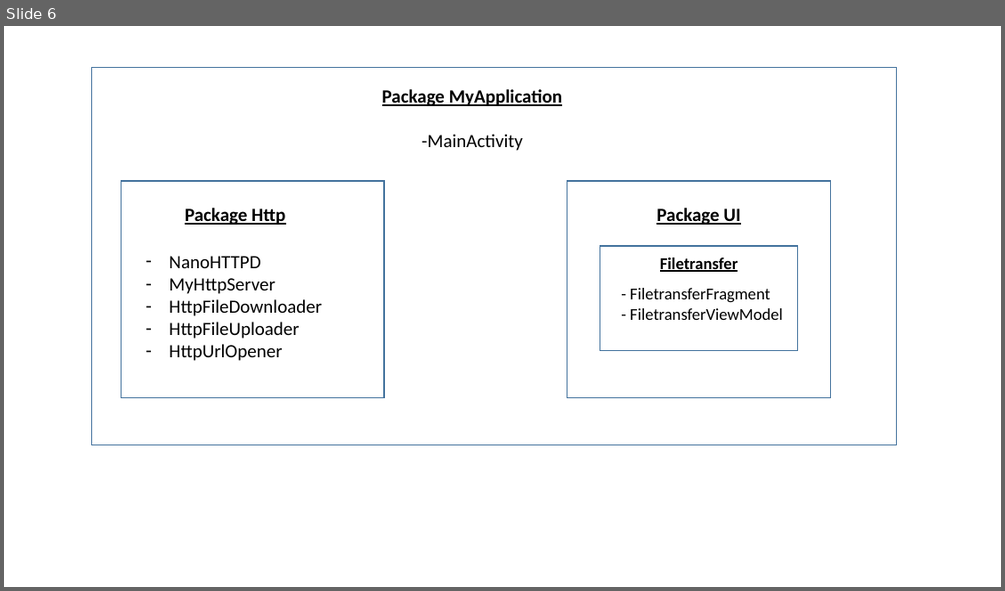
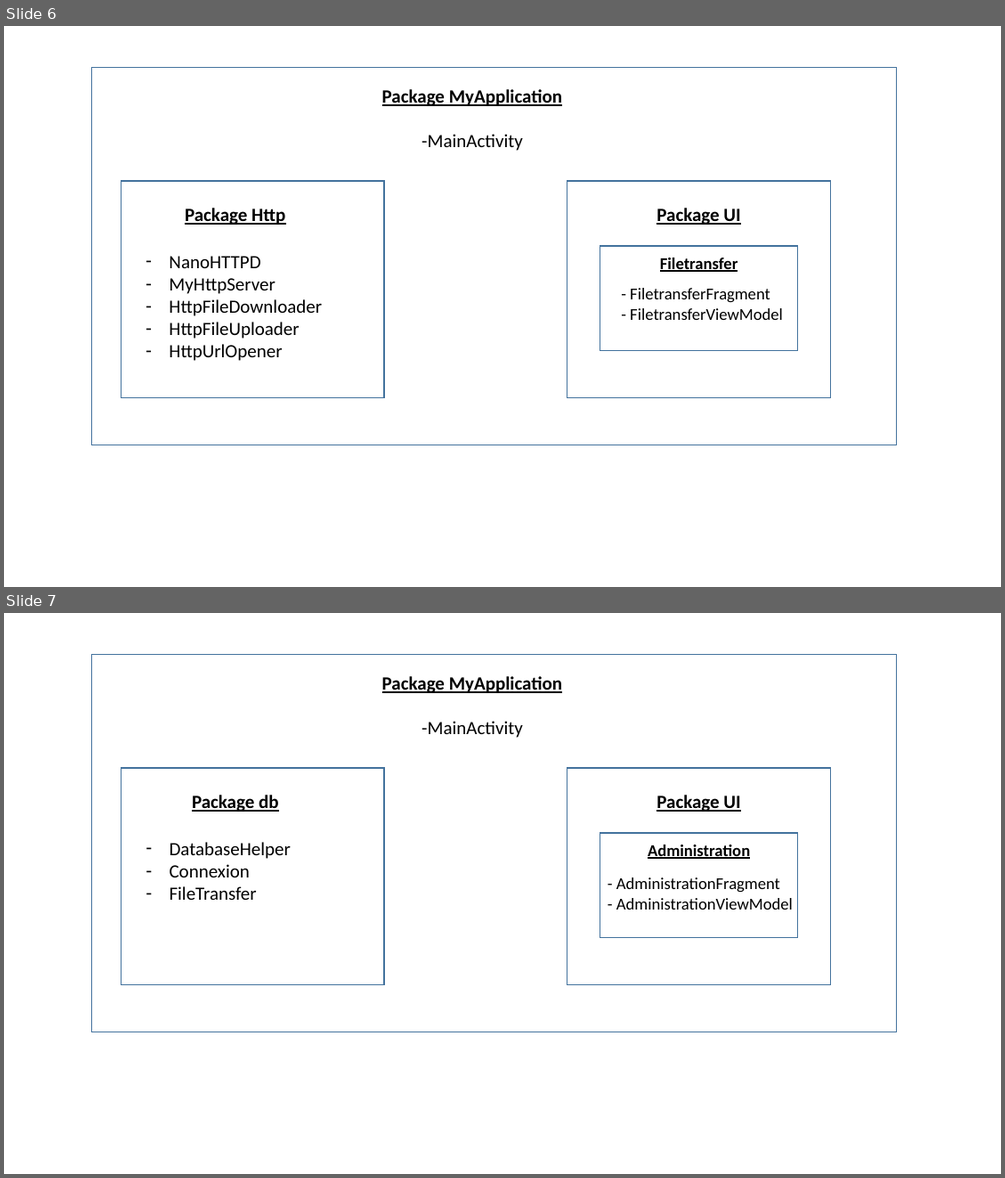
Before and after one commit to mjayari/PFE_Project, a slide deck: Présentation_image.pptx. Shown one above the other, each under a label of ours: slide 6 before the commit, slides 6 and 7 after it. The pictures are 1005x591 and 1005x1178 pixels, drawn with LibreOffice and Linux fonts; fonts in the diff are those of the drawing. Boxes give left, top, right and bottom in pixels: in the first picture for what was removed or moved away, otherwise in the second. Text is boxed around its words. In the diff, an @@ line names an element or a change of style, - is before the commit and + after.

```diff
--- a/Présentation_image.pptx
+++ b/Présentation_image.pptx
@@ slide 7 added at bbox=[4, 613, 1001, 1174], background #FFFFFF @@
@@ rectangle added at bbox=[92, 654, 897, 1032], outline #43739E 1 pt @@
@@ text added at bbox=[382, 676, 562, 738], 18 pt, text #000000, bold, underline @@
+Package MyApplication
+-MainActivity
@@ rectangle added at bbox=[121, 768, 384, 985], outline #43739E 1 pt @@
@@ rectangle added at bbox=[567, 768, 830, 985], outline #43739E 1 pt @@
@@ text added at bbox=[192, 795, 279, 811], 18 pt, text #000000, bold, underline @@
+Package db
@@ text added at bbox=[656, 795, 740, 811], 18 pt, text #000000, bold, underline @@
+Package UI
@@ text added at bbox=[170, 842, 291, 900], 18 pt, text #000000 @@
+– DatabaseHelper
+– Connexion
+– FileTransfer
@@ rectangle added at bbox=[600, 833, 797, 938], outline #43739E 1 pt @@
@@ text added at bbox=[647, 844, 750, 859], 16 pt, text #000000, bold, underline @@
+Administration
@@ text added at bbox=[616, 877, 793, 909], 16 pt, text #000000 @@
+- AdministrationFragment
+- AdministrationViewModel
```
Also in this commit, not shown: 1 slide changed, 2 other slides added, 3 other files.
